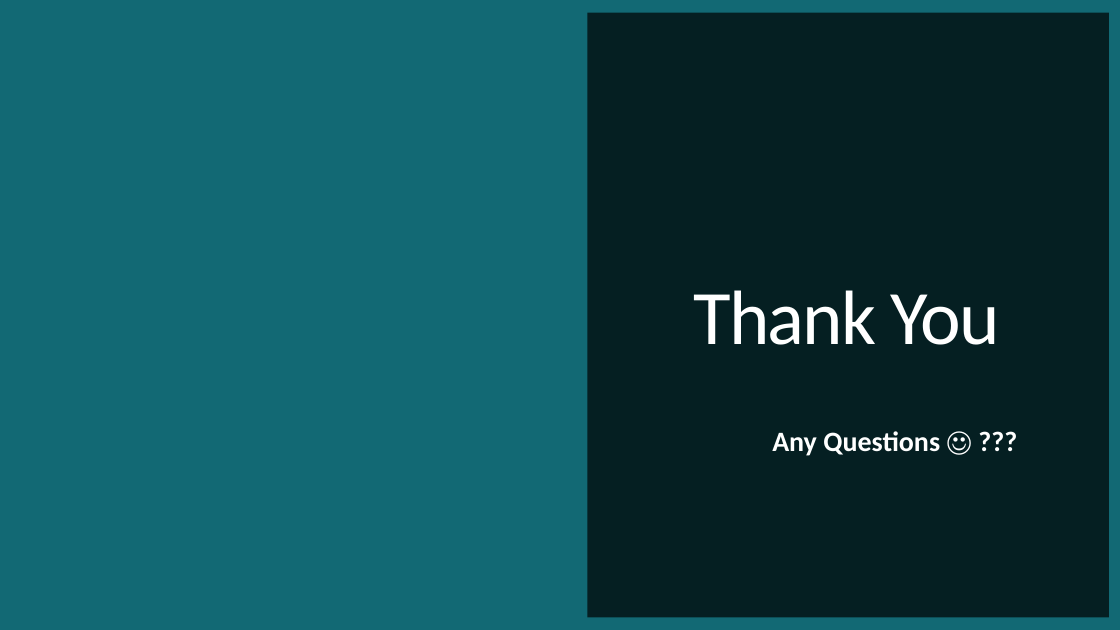
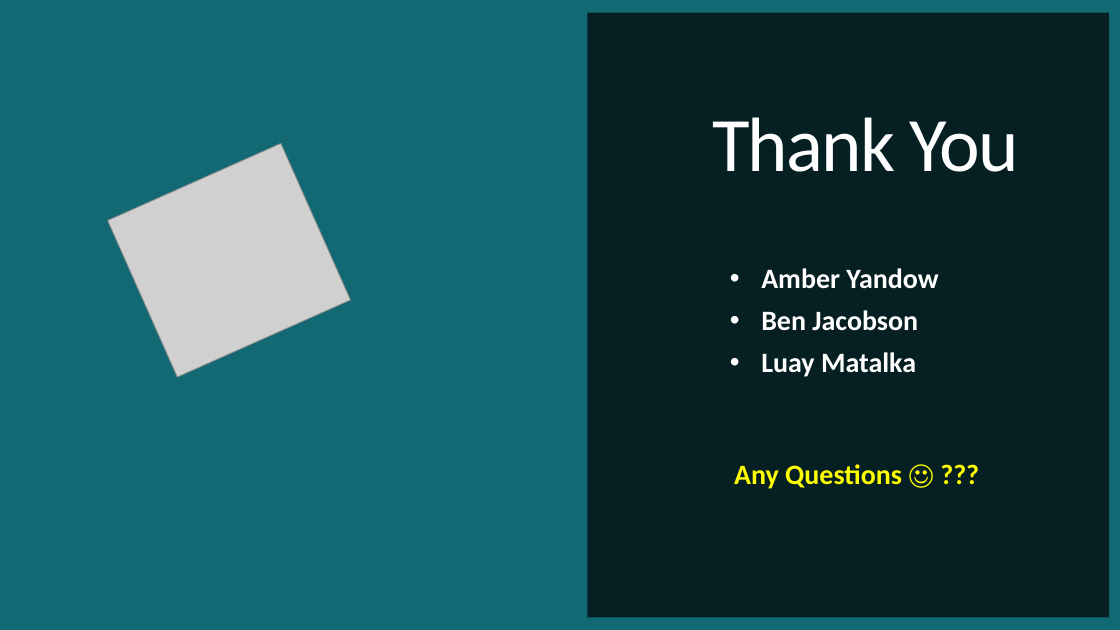
Before and after one commit to GitHub-ccd/pneumonia_detection_CNN_MOD_4, a slide deck: slide 11 of ppt/Pneumonia_detection.pptx (slide 10 before the commit). Drawn at 1120x630 pixels with LibreOffice and Linux fonts; fonts in the diff are those of the drawing; grey boxes stand for pictures; background and template pictures are left out. Boxes give left, top, right and bottom in pixels: in the first picture for what was removed or moved away, otherwise in the second. Text is boxed around its words. In the diff, an @@ line names an element or a change of style, - is before the commit and + after.

```diff
--- a/ppt/Pneumonia_detection.pptx
+++ b/ppt/Pneumonia_detection.pptx
@@ title "Thank You" moved from (x1=693, y1=290, x2=1000, y2=345) to (x1=712, y1=117, x2=1019, y2=172) @@
@@ picture added at (x1=108, y1=144, x2=351, y2=377) @@
@@ text added at (x1=761, y1=268, x2=938, y2=377), 24 pt, text #FFFFFF, bold @@
+• Amber Yandow
+• Ben Jacobson
+• Luay Matalka
@@ subtitle "Any Questions ☺ ???" moved from (x1=772, y1=431, x2=940, y2=456) to (x1=734, y1=464, x2=902, y2=489) @@
@@ subtitle "Any Questions ☺ ???" at (x1=734, y1=464, x2=902, y2=489): text colour #FFFFFF to #FFFF00 @@
```
Also in this commit, not shown: 5 other slides changed, 1 slide added, 2 other files.
